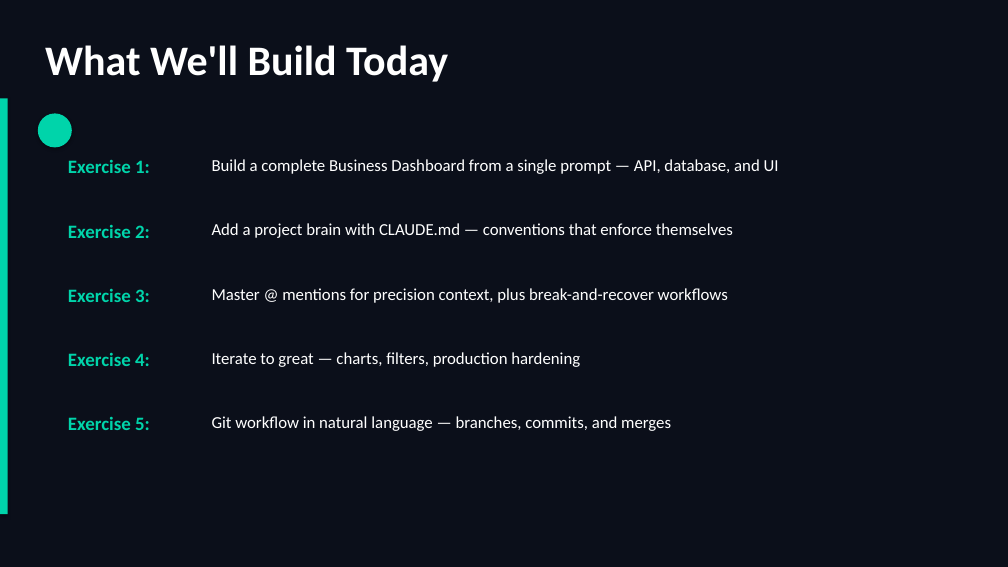
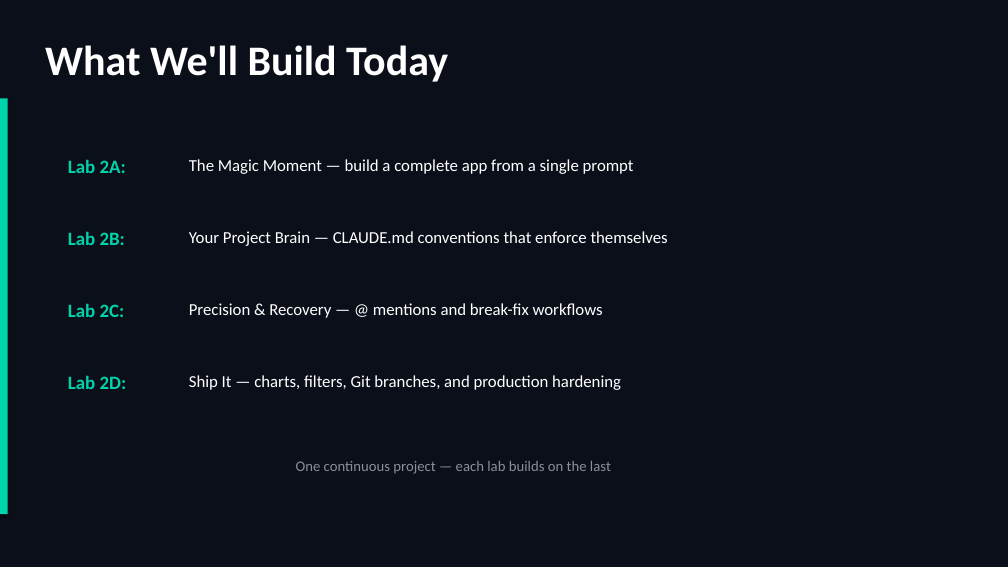
Before and after one commit to scottrhay/AIA-ClaudeCopilot, a slide deck: slide 4 of slides/Day2_Claude_Code_Fundamentals.pptx. Drawn at 1008x567 pixels with LibreOffice and Linux fonts; fonts in the diff are those of the drawing. Boxes give left, top, right and bottom in pixels: in the first picture for what was removed or moved away, otherwise in the second. Text is boxed around its words. In the diff, an @@ line names an element or a change of style, - is before the commit and + after.

```diff
--- a/slides/Day2_Claude_Code_Fundamentals.pptx
+++ b/slides/Day2_Claude_Code_Fundamentals.pptx
@@ ellipse removed at (38, 113, 72, 147) @@
@@ text removed at (68, 160, 150, 173) @@
-Exercise 1:
@@ text added at (68, 159, 126, 173), 18 pt, text #00D4AA, bold @@
+Lab 2A:
@@ text at (189, 159, 634, 174): text changed @@
-Build a complete Business Dashboard from a single prompt — API, database, and UI
+The Magic Moment — build a complete app from a single prompt
@@ text removed at (68, 225, 150, 238) @@
-Exercise 2:
@@ text added at (68, 231, 125, 245), 18 pt, text #00D4AA, bold @@
+Lab 2B:
@@ text at (189, 231, 668, 246): text changed @@
-Add a project brain with CLAUDE.md — conventions that enforce themselves
+Your Project Brain — CLAUDE.md conventions that enforce themselves
@@ text removed at (68, 289, 150, 302) @@
-Exercise 3:
@@ text added at (68, 303, 125, 317), 18 pt, text #00D4AA, bold @@
+Lab 2C:
@@ text at (189, 303, 603, 318): text changed @@
-Master @ mentions for precision context, plus break-and-recover workflows
+Precision & Recovery — @ mentions and break-fix workflows
@@ text removed at (68, 353, 150, 366) @@
-Exercise 4:
@@ text added at (68, 375, 127, 389), 18 pt, text #00D4AA, bold @@
+Lab 2D:
@@ text at (189, 375, 621, 390): text changed @@
-Iterate to great — charts, filters, production hardening
+Ship It — charts, filters, Git branches, and production hardening
@@ text removed at (68, 417, 150, 430) @@
-Exercise 5:
@@ text removed at (212, 416, 671, 431) @@
-Git workflow in natural language — branches, commits, and merges
@@ text added at (296, 461, 611, 474), 14 pt, text #8A8F98 @@
+One continuous project — each lab builds on the last
```
